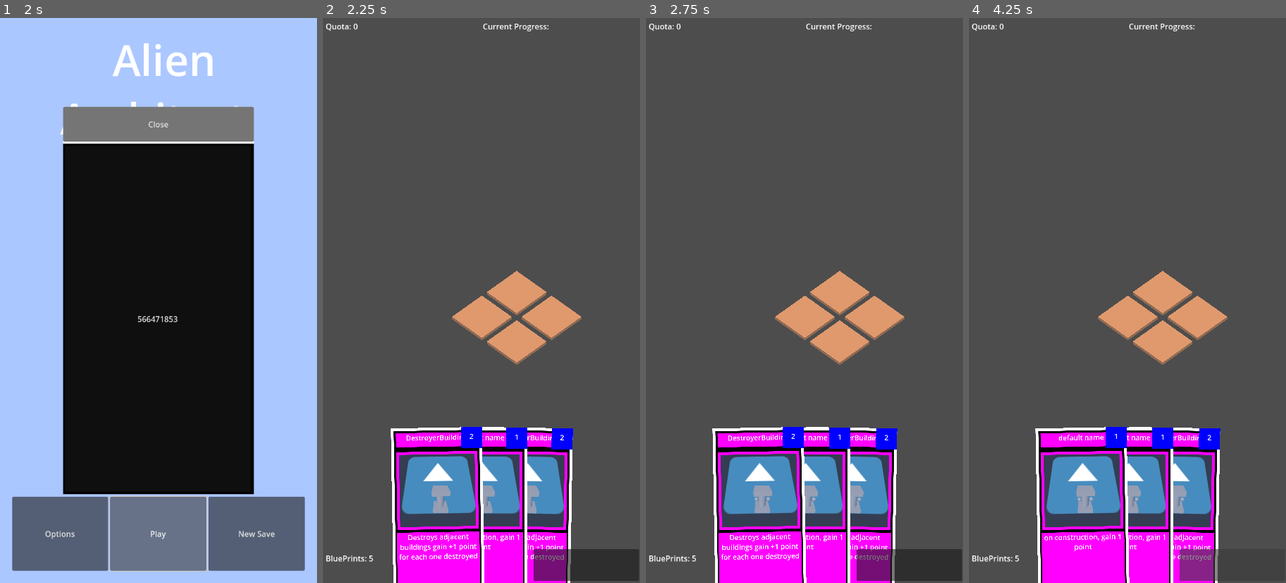
Above: before the commit, frames 1-4 (left to right).
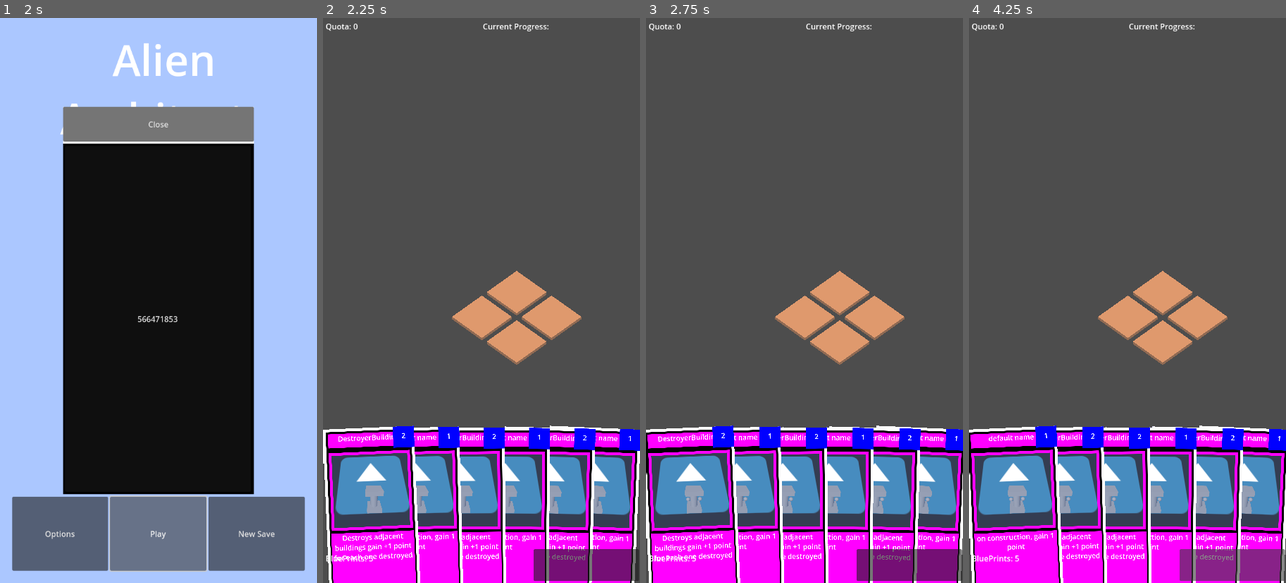
Above: after the commit, the same moments.

Repository: MannyFluss/AlienArchitect
Game: Godot game, scene res://Scenes/MainMenu/MainMenu.tscn
The game is run twice, just before and just after one commit, with the same random seed, the same clock (stepped at 60 frames per second) and the same inputs. The engine's default icon, where the game draws it, is replaced by a stand-in: a white triangle on a blue panel in a dark square.
Inputs (mouse positions are in pixels of both pictures, inside the frame that each line leads up to):
- Up to frame 1 (2 s): click "New Save" at 0.5 s; click "Play" at 1.25 s
- Up to frame 2 (2.25 s): click "566471853" at 2 s
- Up to frame 3 (2.75 s): no input
- Up to frame 4 (4.25 s): click (1232, 566) at 2.75 s; click (1235, 560) at 3.5 s

Frame 1 is identical in both runs. In frame 2, 20% of the frame differs, in the area x 0-100%, y 72-100%; in frame 3, 21%; in frame 4, 21%.

Commit message:
finished save system for now

Diff:
--- a/Scenes/GamePlayScene/main.gd
+++ b/Scenes/GamePlayScene/main.gd
@@ -13,7 +13,6 @@
 
 func _ready() -> void:
 	myDeck.drawCards(myGameState.myGameStateResource.startingDrawCardCount)
-	pass
 
 func _enter_tree() -> void:
 	super._enter_tree()
--- a/Scenes/StarterScenes/SaveScene.tscn
+++ b/Scenes/StarterScenes/SaveScene.tscn
@@ -1,14 +1,23 @@
-[gd_scene load_steps=4 format=3 uid="uid://s88db567yn8m"]
+[gd_scene load_steps=6 format=3 uid="uid://s88db567yn8m"]
 
 [ext_resource type="PackedScene" uid="uid://dxhmnt6o3jvqy" path="res://Scenes/GamePlayScene/main.tscn" id="1_qxpfq"]
 [ext_resource type="Script" path="res://Scenes/StarterScenes/SaveScene.gd" id="2_qj2fg"]
 [ext_resource type="PackedScene" uid="uid://7t5715aptmil" path="res://components/BoardModules/PlaceTilesModule/PlaceTilesModule.tscn" id="3_pi4rx"]
+[ext_resource type="Script" path="res://Scripts/GameState/GameStateResource.gd" id="4_76pf6"]
+
+[sub_resource type="Resource" id="Resource_jj1mi"]
+script = ExtResource("4_76pf6")
+BluePrintCount = 5
+startingDrawCardCount = 7
 
 [node name="SaveScene" instance=ExtResource("1_qxpfq")]
 script = ExtResource("2_qj2fg")
 
 [node name="PlaceTilesModule" parent="Board/Modules" index="0" instance=ExtResource("3_pi4rx")]
 
+[node name="GameState" parent="." index="3"]
+myGameStateResource = SubResource("Resource_jj1mi")
+
 [editable path="Board"]
 [editable path="PlayerController"]
 [editable path="PlayerController/PlayerHand"]
